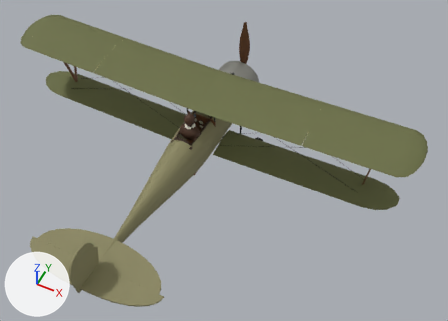
The glTF model public/models/nieuport_17.glb, before and after one commit.
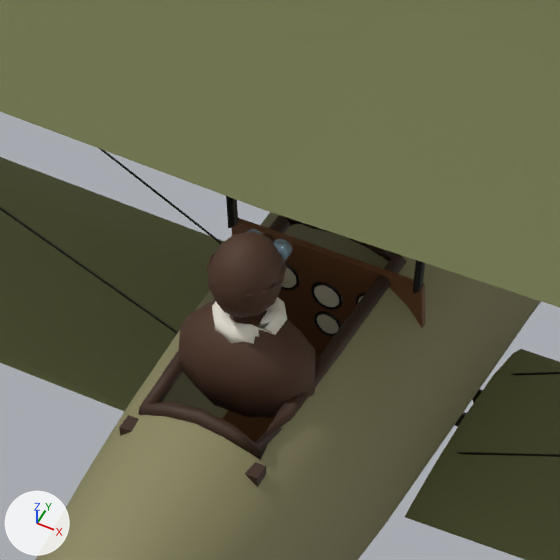
There are two pictures of each version: one whole from a camera (50 mm lens) standing at (4.18, -7.81, 8.62) and looking at (0.76, -0.97, 0.06), one close up on the part from 34% to 53% of the width and 25% to 50% of the height. The axes (+X, +Y, +Z) are drawn at lower left. The lights are the same throughout. The first two pictures are the older version. Where no turn or scale is listed for an object, it has been applied to the vertices. Vertices at exactly the same position are counted once.

The first close-up shows 'Coaming', 'CockpitInterior', 'Fuselage', 'Gauge_Alt', 'Gauge_Compass', 'Gauge_RPM', 'Pilot_Figure', 'Wing_Lower_L', 'Wing_Lower_R', 'Wing_Upper_L', 'Wing_Upper_R', 'Wires' and 6 more.
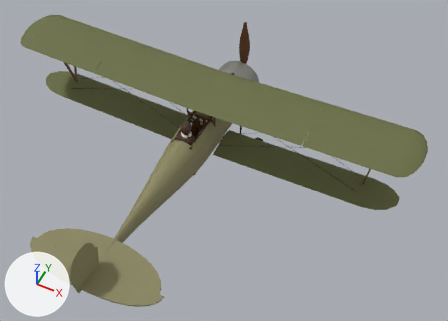
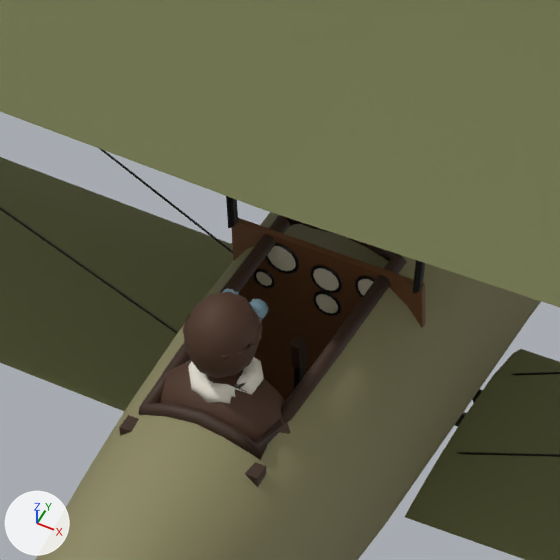
What differs and where, as boxes [x1, y1, x2, y2] in the close-ups (560 x 560 px):
'Pilot_Figure', moved
    before: [179, 229, 316, 417]
    after: [160, 289, 290, 442]
'Gauge_Alt', moved
    before: [314, 285, 339, 307]
    after: [313, 268, 339, 291]
'Gauge_RPM', moved
    before: [282, 266, 296, 288]
    after: [268, 246, 296, 271]
'Gauge_Compass', moved
    before: [317, 314, 339, 334]
    after: [316, 294, 338, 313]
'Gauge_Speed', moved (not visible before)
    after: [358, 279, 373, 296]

Edits to the bpy script that builds the scene:
```text
Change me_pilot_figure:
    used by ob_pilot_figure; location = (0.0, 0.0, 0.0)
    remove me_pilot_figure.from_pydata(...)  # 304 vertices, 588 faces; spans x -0.205..0.205, y -0.997..-0.718, z 0.212..0.802
    add me_pilot_figure.from_pydata(...)  # 304 vertices, 588 faces; spans x -0.205..0.205, y -1.137..-0.858, z 0.112..0.702
    me_pilot_figure part 1: the whole mesh is moved by (0.0, -0.14, -0.1)
Change ob_gauge_alt:
    ob_gauge_alt.location: (0.0, -0.421, 0.224) -> (0.0, -0.421, 0.289)
Change ob_gauge_compass:
    ob_gauge_compass.location: (0.0, -0.421, 0.114) -> (0.0, -0.421, 0.194)
Change ob_gauge_rpm:
    ob_gauge_rpm.location: (-0.14, -0.421, 0.244) -> (-0.14, -0.421, 0.309)
Change ob_gauge_speed:
    ob_gauge_speed.location: (0.14, -0.421, 0.244) -> (0.14, -0.421, 0.309)
```
